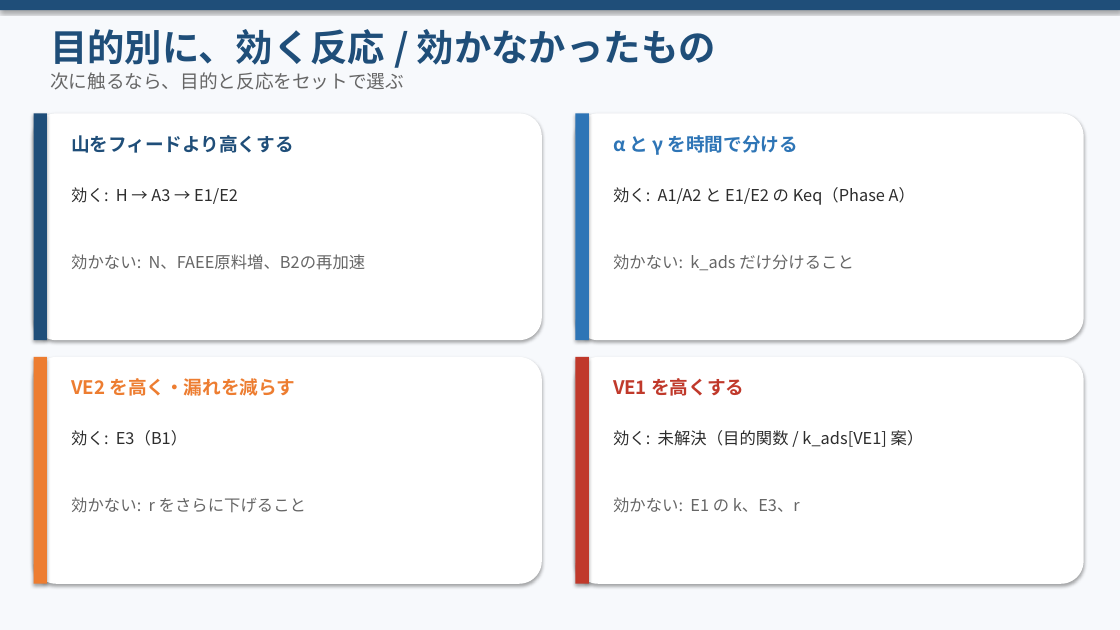
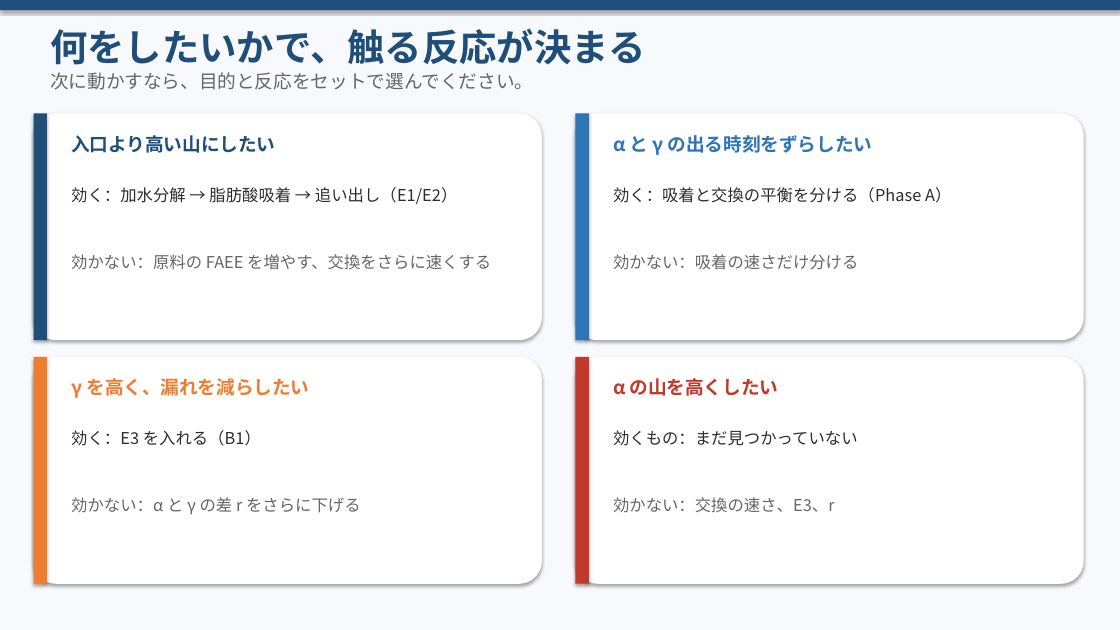
Before and after one commit to zhexingwang/ppt, a slide deck: slide 13 of decks/04_反応一覧_VE貢献_v4/反応一覧_定数_VE出口貢献_v4.pptx (slide 12 before the commit). Drawn at 1120x630 pixels with LibreOffice and Linux fonts; fonts in the diff are those of the drawing. Boxes give left, top, right and bottom in pixels: in the first picture for what was removed or moved away, otherwise in the second. Text is boxed around its words. In the diff, an @@ line names an element or a change of style, - is before the commit and + after.

```diff
--- a/decks/04_反応一覧_VE貢献_v4/反応一覧_定数_VE出口貢献_v4.pptx
+++ b/decks/04_反応一覧_VE貢献_v4/反応一覧_定数_VE出口貢献_v4.pptx
@@ text at <box>50,29,646,65</box>: text changed @@
-目的別に、効く反応 / 効かなかったもの
+何をしたいかで、触る反応が決まる
@@ text at <box>50,72,533,90</box>: text changed @@
-次に触るなら、目的と反応をセットで選ぶ
+次に動かすなら、目的と反応をセットで選んでください。
@@ text at <box>71,135,275,153</box>: text changed @@
-山をフィードより高くする
+入口より高い山にしたい
@@ text at <box>613,135,873,155</box>: text changed @@
-α と γ を時間で分ける
+α と γ の出る時刻をずらしたい
@@ text at <box>71,187,457,204</box>: text changed @@
-効く: H → A3 → E1/E2
+効く：加水分解 → 脂肪酸吸着 → 追い出し（E1/E2）
@@ text at <box>613,187,951,203</box>: text changed @@
-効く: A1/A2 と E1/E2 の Keq（Phase A）
+効く：吸着と交換の平衡を分ける（Phase A）
@@ text at <box>71,254,491,270</box>: text changed @@
-効かない: N、FAEE原料増、B2の再加速
+効かない：原料の FAEE を増やす、交換をさらに速くする
@@ text at <box>613,254,858,269</box>: text changed @@
-効かない: k_ads だけ分けること
+効かない：吸着の速さだけ分ける
@@ text at <box>71,378,309,398</box>: text changed @@
-VE2 を高く・漏れを減らす
+γ を高く、漏れを減らしたい
@@ text at <box>613,378,779,396</box>: text changed @@
-VE1 を高くする
+α の山を高くしたい
@@ text at <box>71,430,261,446</box>: text changed @@
-効く: E3（B1）
+効く：E3 を入れる（B1）
@@ text at <box>613,430,858,446</box>: text changed @@
-効く: 未解決（目的関数 / k_ads[VE1] 案）
+効くもの：まだ見つかっていない
@@ text at <box>71,497,361,515</box>: text changed @@
-効かない: r をさらに下げること
+効かない：α と γ の差 r をさらに下げる
@@ text at <box>613,497,835,512</box>: text changed @@
-効かない: E1 の k、E3、r
+効かない：交換の速さ、E3、r
```
Also in this commit, not shown: 12 other slides changed, 1 slide added, 18 other files.
